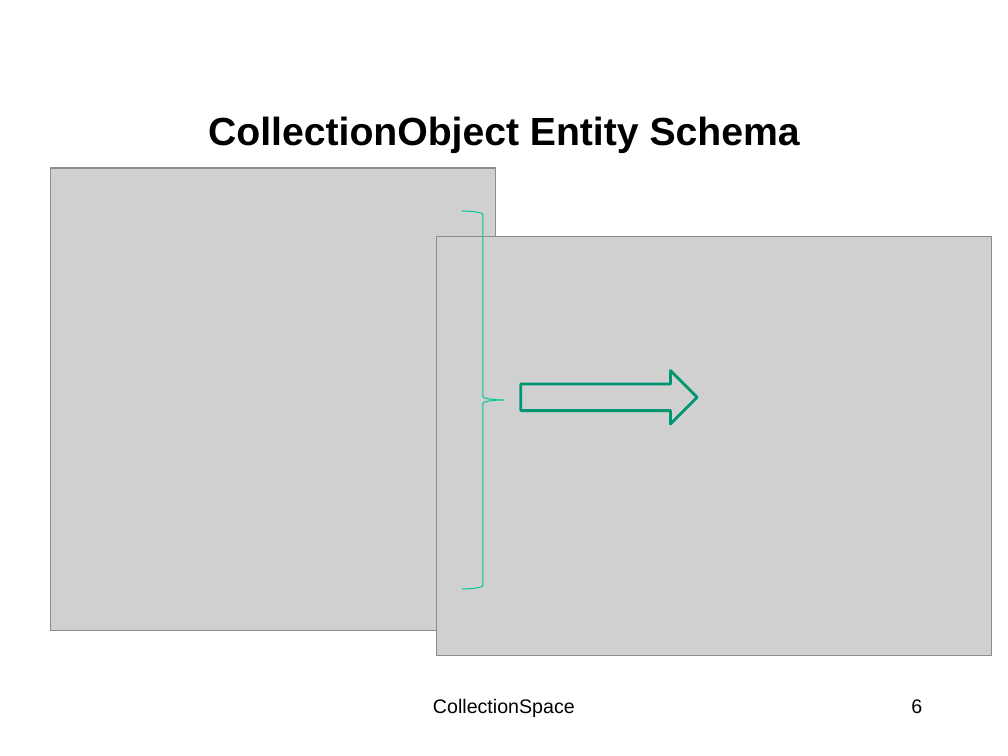
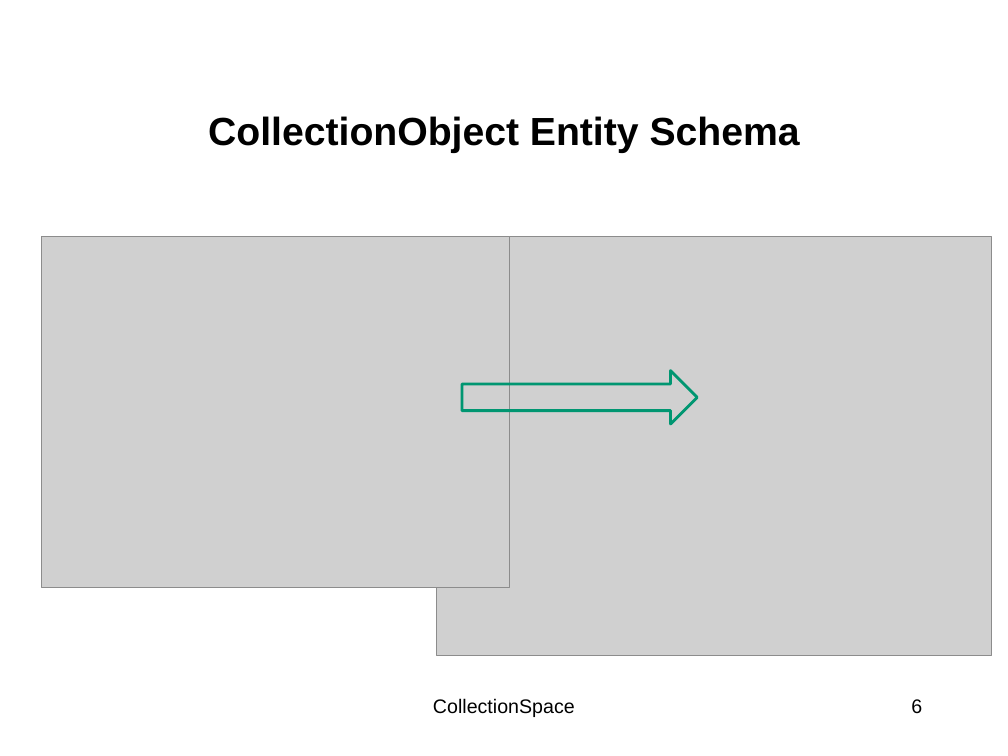
Before and after one commit to walkerart/services, a slide deck: slide 6 of docs/allteam-061409-toronto/Toronto_BehindTheScenes.pptx. Drawn at 1008x756 pixels with LibreOffice and Linux fonts; fonts in the diff are those of the drawing; grey boxes stand for pictures; background and template pictures are left out. Boxes give left, top, right and bottom in pixels: in the first picture for what was removed or moved away, otherwise in the second. Text is boxed around its words. In the diff, an @@ line names an element or a change of style, - is before the commit and + after.

Commit message:
NOJIRA updated with new 3part schema diagram

```diff
--- a/docs/allteam-061409-toronto/Toronto_BehindTheScenes.pptx
+++ b/docs/allteam-061409-toronto/Toronto_BehindTheScenes.pptx
@@ picture: place and size @@
-picture at bbox=[50, 168, 496, 631]
+picture at bbox=[42, 236, 510, 588]
@@ right brace removed at bbox=[462, 211, 504, 589] @@
@@ right arrow: place and size @@
-right arrow at bbox=[521, 371, 698, 424]
+right arrow at bbox=[462, 371, 697, 424]
```
